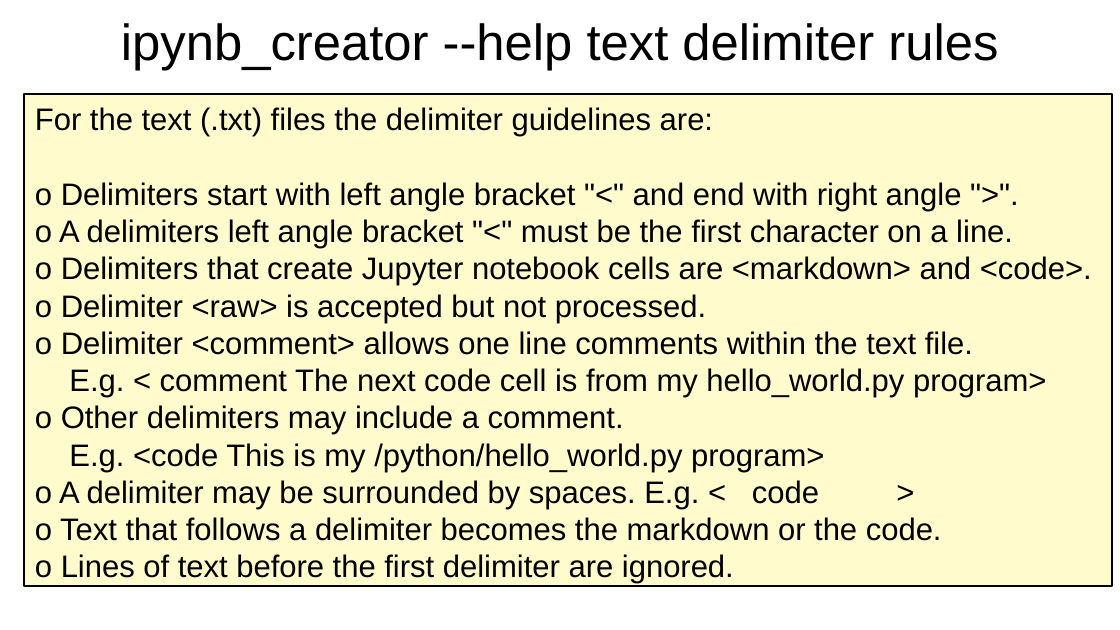
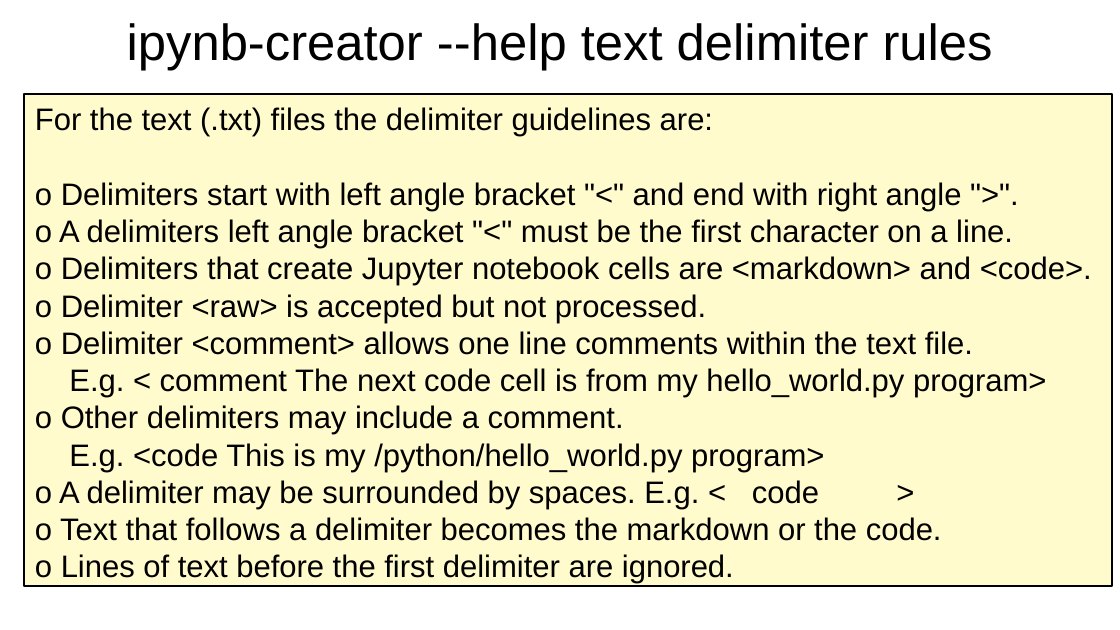
Before and after one commit to irsbugs/ipynb-creator, a slide deck: slide 21 of ipynb_creator_presentation.odp. Drawn at 1120x630 pixels with LibreOffice and Linux fonts; fonts in the diff are those of the drawing. Boxes give left, top, right and bottom in pixels: in the first picture for what was removed or moved away, otherwise in the second. Text is boxed around its words. In the diff, an @@ line names an element or a change of style, - is before the commit and + after.

```diff
--- a/ipynb_creator_presentation.odp
+++ b/ipynb_creator_presentation.odp
@@ title at (127,23,993,71): text changed @@
-ipynb_creator --help text delimiter rules
+ipynb-creator --help text delimiter rules
```
Also in this commit, not shown: 13 other slides changed.
